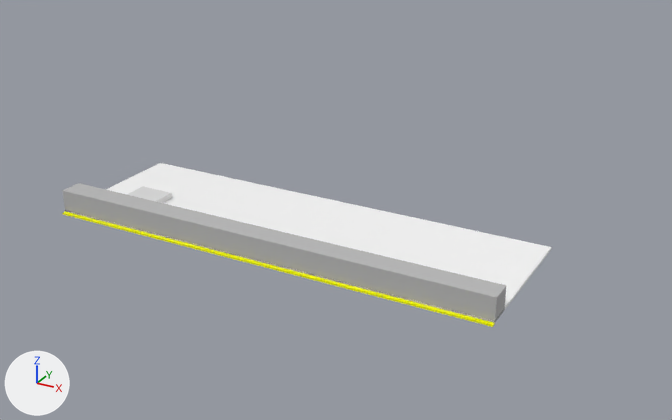
One commit to the OBJ model frontend/public/signs/Chữ inox hông lổ gắn đá arylic LED.obj: the scene before it, then after it.
Rendered twice from a camera (50 mm lens) standing at (1.725, -1.642, 0.939) and looking at (0.722, 0.18, 0.027). Lighting does not change. The marker at lower left points along +X, +Y and +Z. The picture after the commit comes second. Where no turn or scale is listed for an object, it has been applied to the vertices. Vertices at exactly the same position are counted once.

In view in the first picture: 'chu_inox_hong_lo_gan_da_arylic_led'.
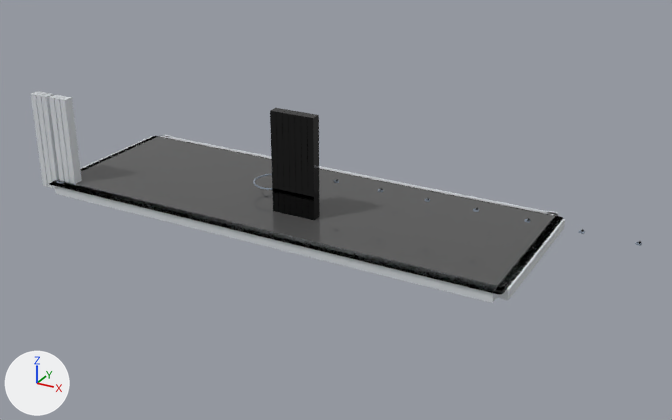
Boxes [x1, y1, x2, y2] around the edits, measured in the pictures (672 x 420 px; the box of a moved part takes in the faces that stretch with it):
'chu_inox_hong_lo_gan_da_arylic_led', reshaped, recoloured (25% wider, 29% taller): before [62, 163, 552, 327]; after [31, 91, 642, 303]
part 1 of me_chu_inox_hong_lo_gan_da_arylic_led, moved or reshaped (not visible afterwards): before [127, 186, 172, 203]
part 2 of me_chu_inox_hong_lo_gan_da_arylic_led, added: after [31, 91, 48, 187]
part 3 of me_chu_inox_hong_lo_gan_da_arylic_led, added: after [36, 92, 53, 188]
part 4 of me_chu_inox_hong_lo_gan_da_arylic_led, added: after [41, 93, 59, 189]
part 5 of me_chu_inox_hong_lo_gan_da_arylic_led, added: after [49, 95, 65, 182]
part 6 of me_chu_inox_hong_lo_gan_da_arylic_led, added: after [55, 96, 70, 184]
part 7 of me_chu_inox_hong_lo_gan_da_arylic_led, added: after [60, 97, 82, 185]
part 8 of me_chu_inox_hong_lo_gan_da_arylic_led, added (black): after [270, 108, 281, 212]
part 9 of me_chu_inox_hong_lo_gan_da_arylic_led, added (black): after [276, 109, 287, 214]
part 10 of me_chu_inox_hong_lo_gan_da_arylic_led, added (black): after [282, 110, 293, 215]
part 11 of me_chu_inox_hong_lo_gan_da_arylic_led, added (black): after [288, 111, 299, 216]
part 12 of me_chu_inox_hong_lo_gan_da_arylic_led, added (black): after [295, 112, 305, 218]
part 13 of me_chu_inox_hong_lo_gan_da_arylic_led, built on: before [62, 163, 552, 327]; after [49, 113, 642, 303]

The change, as a diff of the scene's bpy script:
```diff
--- a/frontend/public/signs/Chữ inox hông lổ gắn đá arylic LED.obj.py
+++ b/frontend/public/signs/Chữ inox hông lổ gắn đá arylic LED.obj.py
@@ me_chu_inox_hong_lo_gan_da_arylic_led @@
-me_chu_inox_hong_lo_gan_da_arylic_led.from_pydata(...)  # 28 vertices, 48 faces; spans x 0.0..1.2, y -0.01..0.4, z -0.065..0.0
-me_chu_inox_hong_lo_gan_da_arylic_led.materials.append(mat_mat_808080)  # grey #bcbcbc
-me_chu_inox_hong_lo_gan_da_arylic_led.materials.append(mat_mat_ffffff)  # white #ffffff
-me_chu_inox_hong_lo_gan_da_arylic_led.materials.append(mat_mat_c0c0c0)  # light grey #e1e1e1
-me_chu_inox_hong_lo_gan_da_arylic_led.materials.append(mat_mat_ffff00)  # yellow #ffff00
+me_chu_inox_hong_lo_gan_da_arylic_led.from_pydata(...)  # 1792 vertices, 2806 faces; spans x -0.069..1.439, y -0.03..0.43, z 0.0..0.282
+# me_chu_inox_hong_lo_gan_da_arylic_led part 1: the loose piece of 8 vertices spanning x 0.1..0.2, y 0.1..0.2, z -0.06..-0.04 is multiplied about its middle by the matrix ((-0.013, 0.0, -0.03), (0.03, 0.0, -0.013), (0.0, -0.032, 0.0)), then moved by (-0.154, -0.141, 0.075), in mat_mat_475569 (greyish blue #909cac)
+# me_chu_inox_hong_lo_gan_da_arylic_led part 2: a new loose piece, a box spanning x -0.069..-0.053, y 0.0..0.025, z 0.0..0.254, in mat_mat_b0b8c0 (light grey #d8dde1)
+# me_chu_inox_hong_lo_gan_da_arylic_led part 3: a new loose piece, a box spanning x -0.051..-0.035, y 0.0..0.025, z 0.0..0.254, in mat_mat_b0b8c0 (light grey #d8dde1)
+# me_chu_inox_hong_lo_gan_da_arylic_led part 4: a new loose piece, a box spanning x -0.032..-0.016, y 0.0..0.025, z 0.0..0.254, in mat_mat_b0b8c0 (light grey #d8dde1)
+# me_chu_inox_hong_lo_gan_da_arylic_led part 5: a new loose piece, a box spanning x -0.005..0.01, y 0.0..0.025, z 0.0..0.254, in mat_mat_b0b8c0 (light grey #d8dde1)
+# me_chu_inox_hong_lo_gan_da_arylic_led part 6: a new loose piece, a box spanning x 0.013..0.029, y 0.0..0.025, z 0.0..0.254, in mat_mat_b0b8c0 (light grey #d8dde1)
+# me_chu_inox_hong_lo_gan_da_arylic_led part 7: a new loose piece, a box spanning x 0.032..0.048, y 0.0..0.025, z 0.0..0.254, in mat_mat_b0b8c0 (light grey #d8dde1)
+# me_chu_inox_hong_lo_gan_da_arylic_led part 8: a new loose piece, a box spanning x 0.592..0.608, y 0.1..0.125, z 0.028..0.282, in mat_mat_000000 (black #000000)
+# me_chu_inox_hong_lo_gan_da_arylic_led part 9: a new loose piece, a box spanning x 0.609..0.625, y 0.1..0.125, z 0.028..0.282, in mat_mat_000000 (black #000000)
+# me_chu_inox_hong_lo_gan_da_arylic_led part 10: a new loose piece, a box spanning x 0.625..0.641, y 0.1..0.125, z 0.028..0.282, in mat_mat_000000 (black #000000)
+# me_chu_inox_hong_lo_gan_da_arylic_led part 11: a new loose piece, a box spanning x 0.642..0.658, y 0.1..0.125, z 0.028..0.282, in mat_mat_000000 (black #000000)
+# me_chu_inox_hong_lo_gan_da_arylic_led part 12: a new loose piece, a box spanning x 0.659..0.674, y 0.1..0.125, z 0.028..0.282, in mat_mat_000000 (black #000000)
+# me_chu_inox_hong_lo_gan_da_arylic_led part 13: 18 vertices removed from x 0.0..1.2, y -0.01..0.4, z -0.065..0.0; 1550 vertices added at x -0.025..1.439, y -0.03..0.43, z 0.0..0.282
+# other edits to the shape of me_chu_inox_hong_lo_gan_da_arylic_led do not show in these pictures
+me_chu_inox_hong_lo_gan_da_arylic_led.materials.append(mat_mat_b0b8c0)  # light grey #d8dde1
+me_chu_inox_hong_lo_gan_da_arylic_led.materials.append(mat_mat_161616)  # dark grey #535353
+me_chu_inox_hong_lo_gan_da_arylic_led.materials.append(mat_mat_475569)  # greyish blue #909cac
+me_chu_inox_hong_lo_gan_da_arylic_led.materials.append(mat_mat_000000)  # black #000000
```
